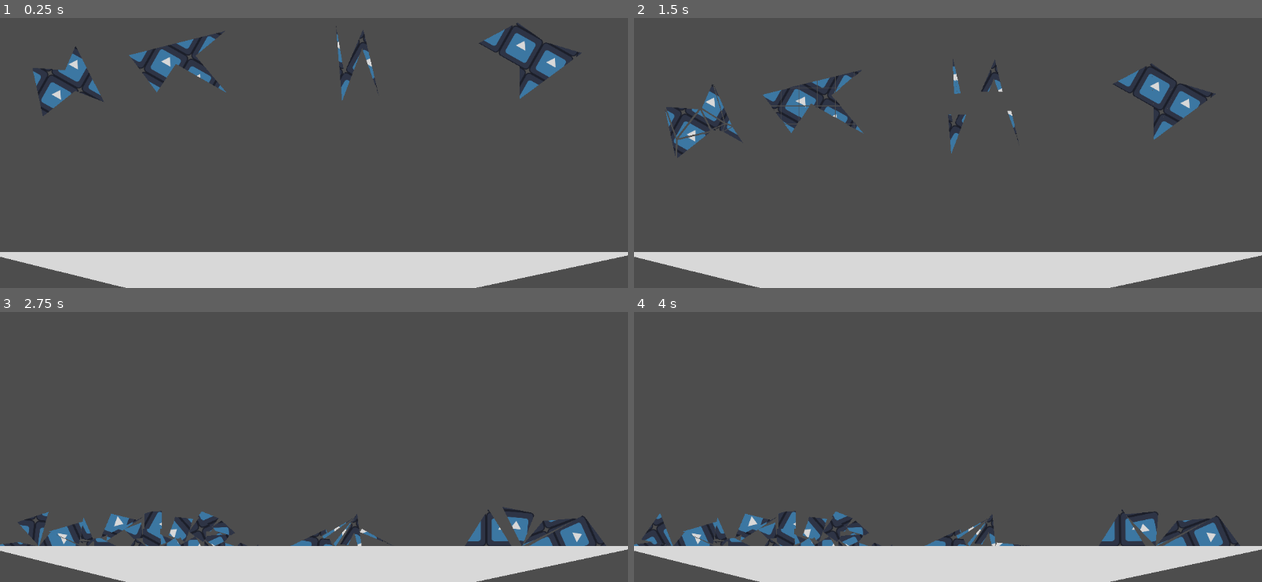
Above: before the commit, frames 1-4 (two rows, left to right).
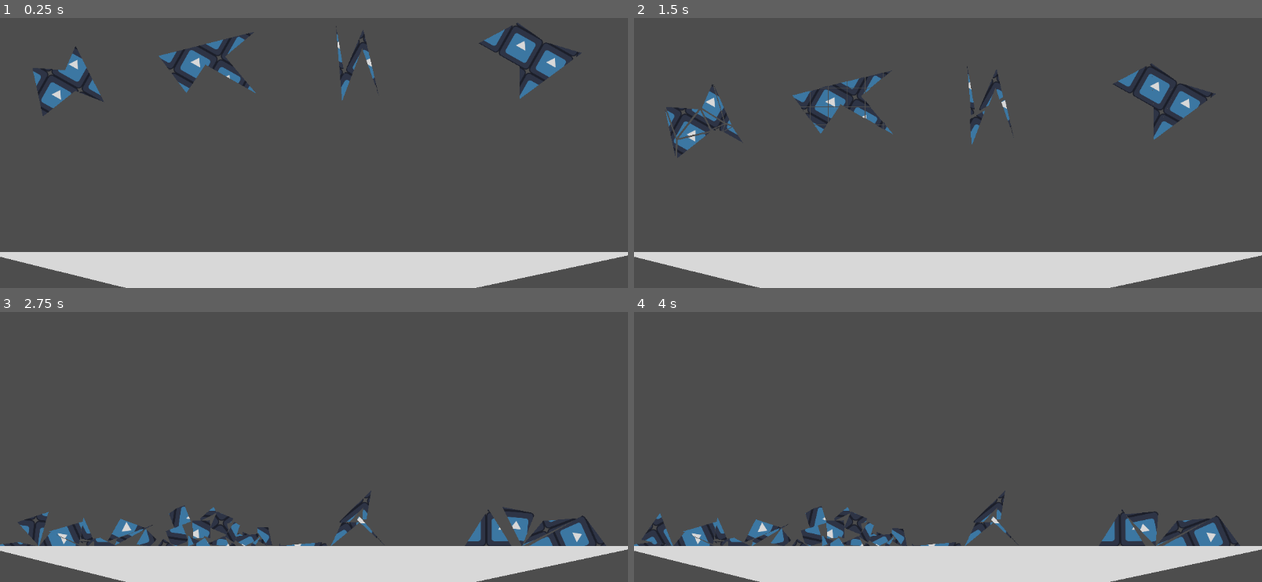
Above: after the commit, the same moments.

Repository: Hipocamp3002/MyGodotNodes
Game: Godot game, scene res://Components/Breaking/tests/BreakingTest.tscn
Two runs of this game, one before a commit and one after it. Both use one fixed random seed, a clock stepped at 60 frames per second and the inputs below. This scene is started directly instead of the project's main scene. The engine's default icon, where the game draws it, is replaced by a stand-in: a white triangle on a blue panel in a dark square.
Inputs:
- Up to frame 1 (0.25 s): no input
- Up to frame 2 (1.5 s): tap Enter at 0.5 s
- Up to frame 3 (2.75 s): no input
- Up to frame 4 (4 s): tap Space at 3.5 s

The runs differ from the first frame. In frame 1, 2.1% of the frame differs, in the area x 20-41%, y 4-28%; in frame 2, 2.9%, in the area x 20-62%, y 15-51%; in frame 3, 2.7%; in frame 4, 2.7%.

Commit message:
Fixed split

Diff:
--- a/Components/Breaking/Scripts/BreakSplit.gd
+++ b/Components/Breaking/Scripts/BreakSplit.gd
@@ -37,18 +37,16 @@
 			add_piece(p,Shape)
 			pols.push_back(p)
 
-	var out_pol = [polygon]
-	for c in pols:
-		var new_pol = []
-		for p in out_pol:
-			var aux = Geometry2D.exclude_polygons(p,c)
-			for a in aux:
-				if(not Geometry2D.is_polygon_clockwise(a)):
-					new_pol.push_back(a)
-		out_pol = new_pol
-		print(new_pol)
+	cut_plane.clear()
+	cut_plane.push_back((Vector2.RIGHT).rotated(ang) * diag - cut_pos)
+	cut_plane.push_back((Vector2.RIGHT + Vector2.DOWN).rotated(ang) * diag  - cut_pos)
+	cut_plane.push_back((Vector2.LEFT + Vector2.DOWN).rotated(ang) * diag  - cut_pos)
+	cut_plane.push_back((Vector2.LEFT).rotated(ang) * diag  - cut_pos)
+
+	var out_pol = Geometry2D.intersect_polygons(polygon,cut_plane)
 	for p in out_pol:
 		if(not Geometry2D.is_polygon_clockwise(p)):
 			add_piece(p,Shape)
+			pols.push_back(p)
 
 	get_parent().queue_free()
--- a/Components/Breaking/tests/BreakingTest.tscn
+++ b/Components/Breaking/tests/BreakingTest.tscn
@@ -68,7 +68,7 @@
 autostart = true
 
 [node name="Breakable3" type="StaticBody2D" parent="."]
-position = Vector2(-483, -59)
+position = Vector2(-399, -57)
 script = ExtResource("1_3fntd")
 
 [node name="BreakQuadNode" parent="Breakable3" instance=ExtResource("5_duh32")]
@@ -111,8 +111,8 @@
 
 [node name="BreakSplit" type="Node" parent="Breakable4"]
 script = ExtResource("7_mlgd0")
+cut_angle = 30.0
 piece = ExtResource("6_3b1kt")
-explosionForce = 30.0
 
 [connection signal="timeout" from="Breakable/Timer" to="Breakable/BreakTriangulateNode" method="Body_break"]
 [connection signal="timeout" from="Breakable2/Timer" to="Breakable2/BreakDelaunayCombex" method="Body_break"]
